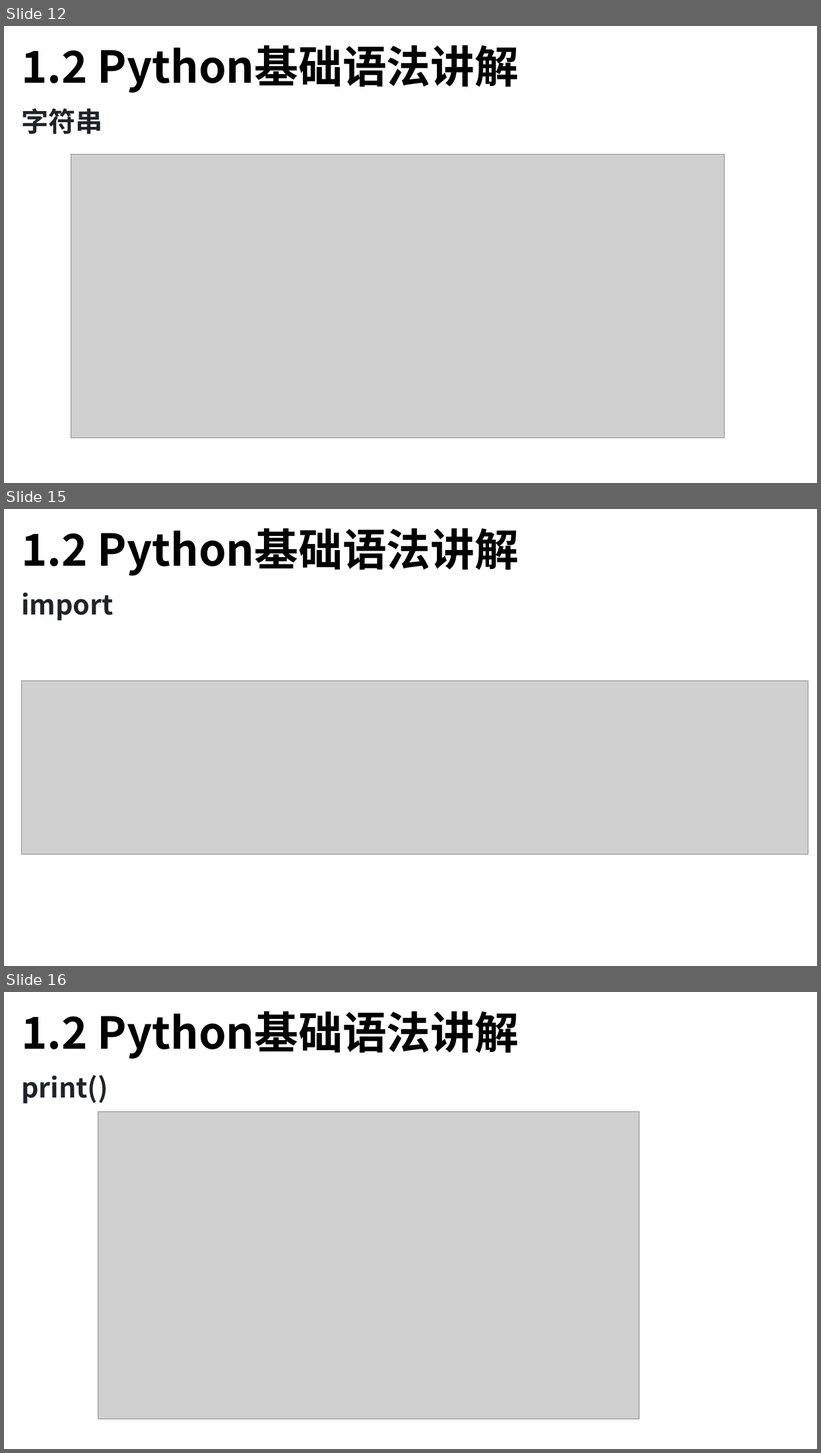
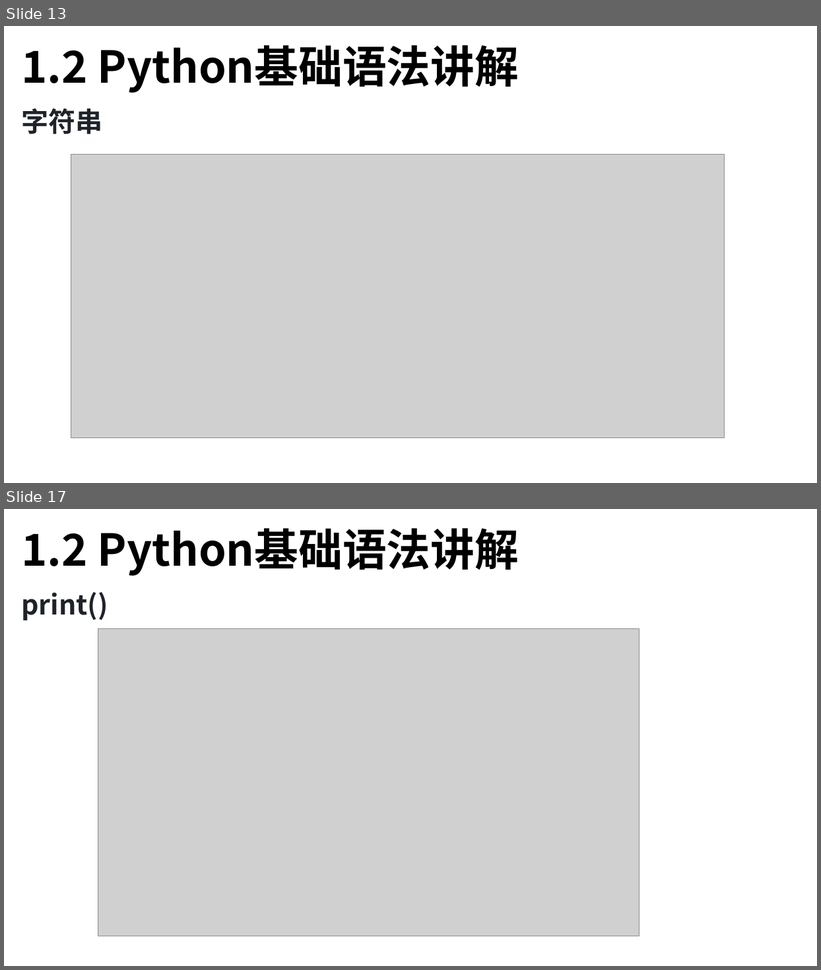
Before and after one commit to TsingPig/CodeRepo, a slide deck: Algorithm/_____保研岛____Python蓝桥杯/课件/Python 课时1.pptx. Shown one above the other, each under a label of ours: slides 12, 15 and 16 before the commit, slides 13 and 17 after it; the slides between them are not shown. The pictures are 821x1453 and 821x970 pixels, drawn with LibreOffice and Linux fonts; fonts in the diff are those of the drawing; grey boxes stand for pictures. Boxes give left, top, right and bottom in pixels: in the first picture for what was removed or moved away, otherwise in the second. Text is boxed around its words. In the diff, an @@ line names an element or a change of style, - is before the commit and + after.

```diff
--- a/Algorithm/_____保研岛____Python蓝桥杯/课件/Python 课时1.pptx
+++ b/Algorithm/_____保研岛____Python蓝桥杯/课件/Python 课时1.pptx
@@ slide 15 removed at [4, 509, 817, 966], background #FFFFFF @@
@@ text removed at [21, 528, 519, 576] @@
-1.2 Python基础语法讲解
@@ text removed at [21, 592, 113, 621] @@
-import
@@ picture removed at [22, 681, 809, 855] @@
@@ what was slide 12 is now slide 13 @@
@@ what was slide 16 is now slide 17 @@
```
Also in this commit, not shown: 8 slides changed, 2 slides added, 3 other slides removed, 3 other files.
